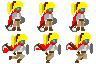
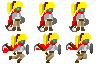
Layer changes from the first 96×64 image to the second:
hid "Background copy" over box(2, 1, 93, 63)
added layer "burn" above "Background" over box(2, 1, 93, 63)
